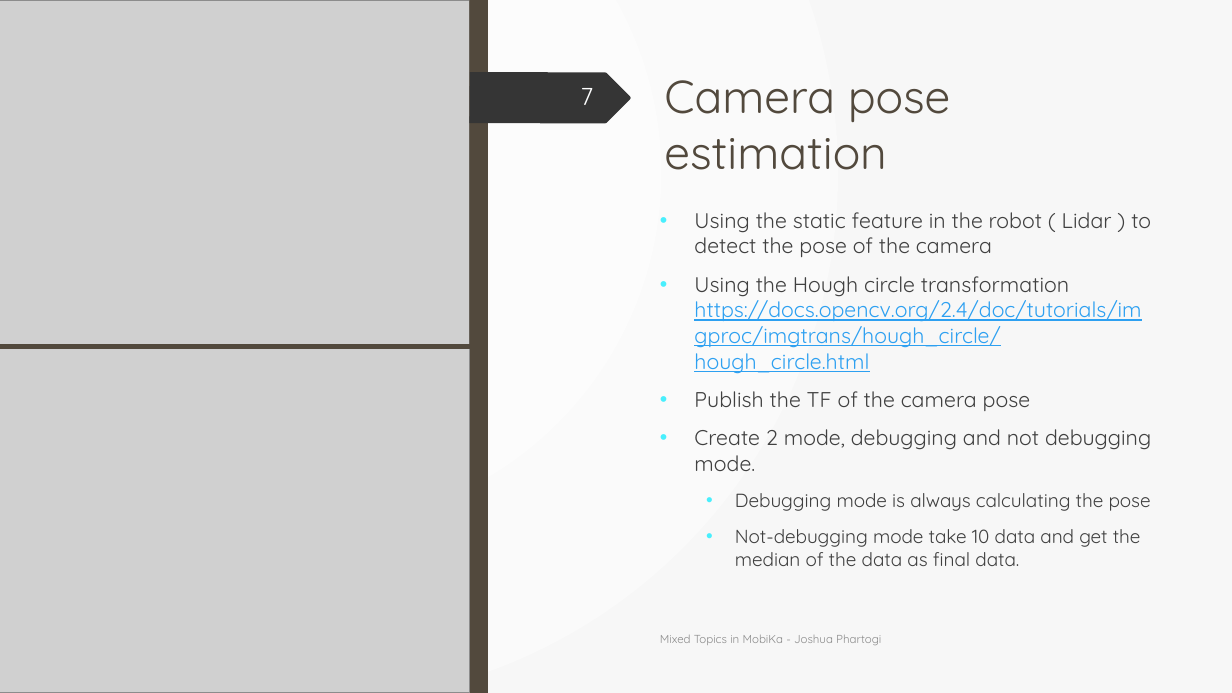
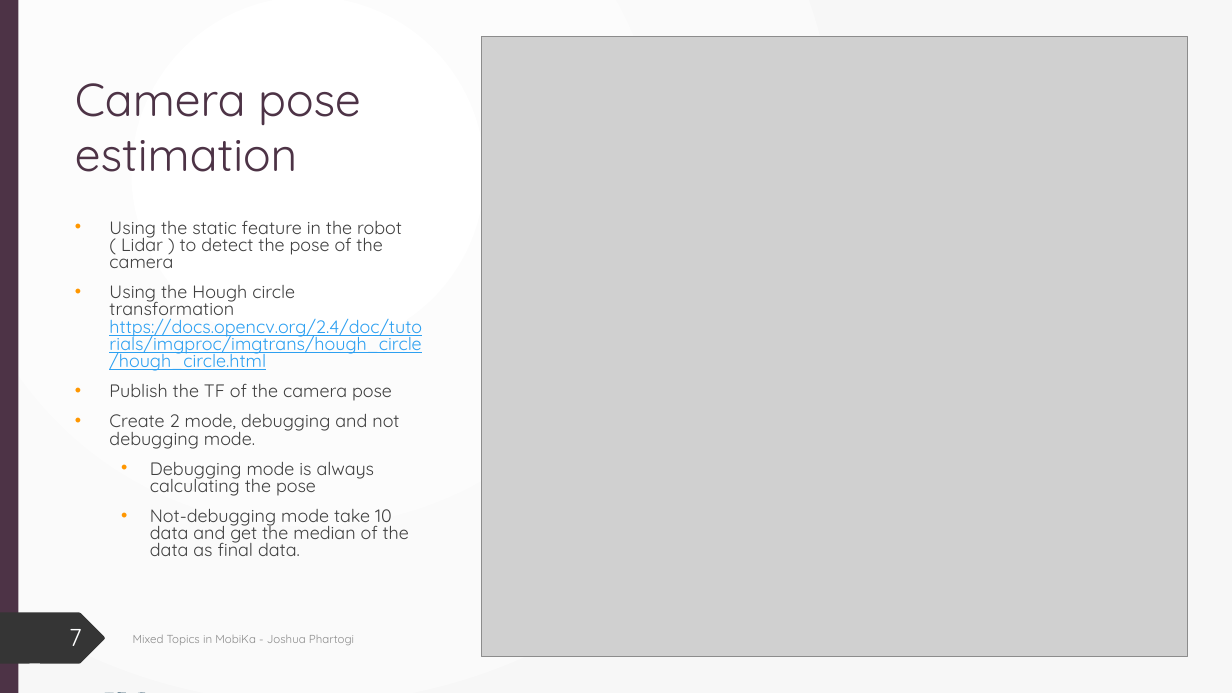
Before and after one commit to Jphartogi/Ipa_final_presentation, a slide deck: slide 7 of Internship Presentation.pptx. Drawn at 1232x693 pixels with LibreOffice and Linux fonts; fonts in the diff are those of the drawing; grey boxes stand for pictures. Boxes give left, top, right and bottom in pixels: in the first picture for what was removed or moved away, otherwise in the second. Text is boxed around its words. In the diff, an @@ line names an element or a change of style, - is before the commit and + after.

```diff
--- a/Internship Presentation.pptx
+++ b/Internship Presentation.pptx
@@ rectangle removed at box(0, 0, 18, 693) @@
@@ picture removed at box(0, 0, 470, 347) @@
@@ rectangle added at box(0, 0, 18, 693), fill #4D3346 @@
@@ rectangle removed at box(470, 0, 488, 693) @@
@@ picture added at box(482, 36, 1188, 657) @@
@@ title "Camera pose estimation": place and size @@
-title "Camera pose estimation" at box(664, 80, 951, 170)
+title "Camera pose estimation" at box(75, 83, 361, 172)
@@ title "Camera pose estimation" at box(75, 83, 361, 172): text colour #52493D to #4D3346 @@
@@ freeform shape removed at box(470, 72, 630, 123) @@
@@ text "Using the static feature in ...": place and size @@
-text "Using the static feature in ..." at box(694, 212, 1151, 566)
+text "Using the static feature in ..." at box(109, 221, 422, 556)
@@ text "Using the static feature in ..." at box(109, 221, 422, 556): size 16.6 to 14 pt in "Using the static feature in the robot ...", "Using the Hough circle transformation https://docs.opencv.or ...", "Publish the TF of the camera pose", "Create 2 mode, debugging and not debugging ..."; size 14.8 to 14 pt in "Debugging mode is always calculating the pose", "Not-debugging mode take 10 data and get ..."; line spacing 1 to 0.8; bullet colour #48EFFD to #FF9700 @@
@@ picture removed at box(0, 347, 470, 693) @@
@@ line removed from (0, 347) to (470, 347) @@
@@ freeform shape added at box(78, 554, 97, 657), fill #2E5369 at 20% opacity @@
@@ freeform shape added at box(78, 542, 81, 564), fill #2E5369 at 20% opacity @@
@@ group added at box(51, 415, 112, 667): 5 freeform shapes @@
@@ freeform shape added at box(0, 613, 105, 664), fill #353535 @@
@@ page number: place and size @@
-page number at box(581, 88, 594, 105)
+page number at box(69, 629, 82, 646)
@@ text "Mixed Topics in MobiKa - ...": place and size @@
-text "Mixed Topics in MobiKa - ..." at box(660, 635, 881, 645)
+text "Mixed Topics in MobiKa - ..." at box(133, 635, 354, 645)
```
Also in this commit, not shown: 7 other slides changed, 1 slide added, 1 slide removed.
